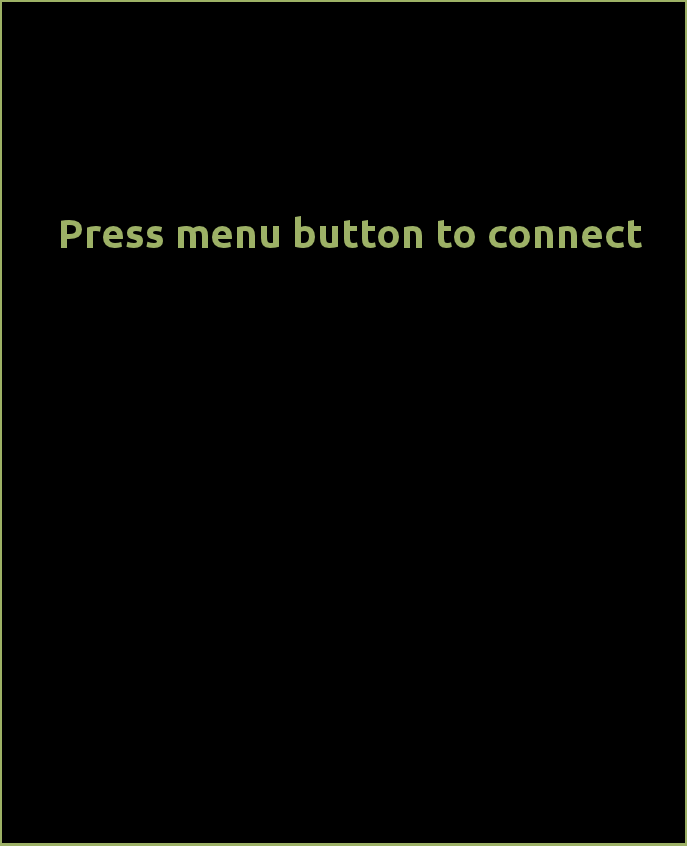
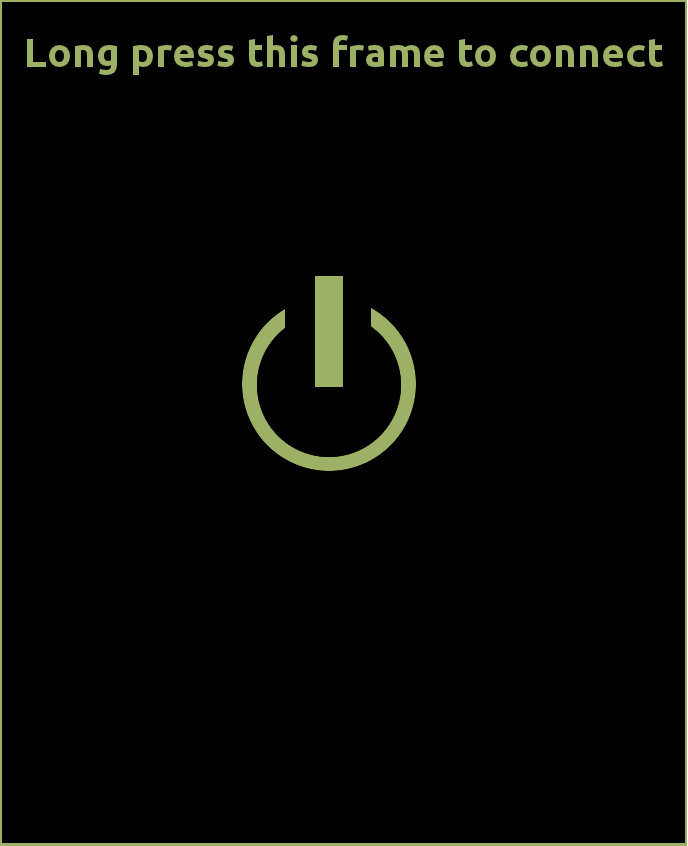
Layered file, before and after one edit (w=688, h=846). Changes by layer:
added layer "Icon" above "Long press this frame to conne..." over box(242, 276, 416, 471)
added layer "Long press this frame to conne..." above "Press menu button to connect" over box(27, 35, 663, 75)
hid "Press menu button to connect" over box(61, 216, 642, 248)
